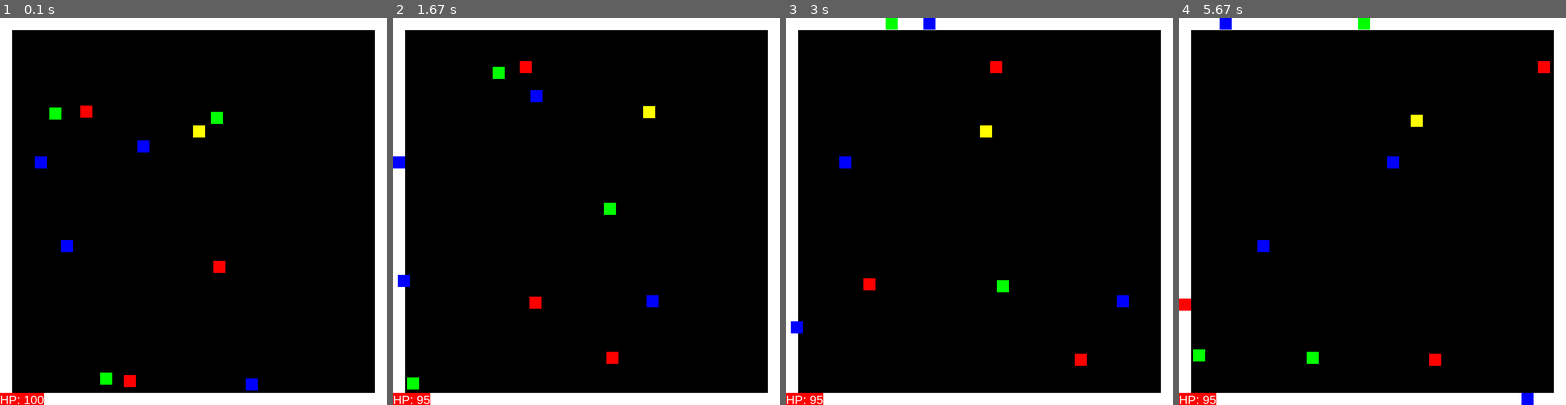
Above: before the commit, frames 1-4 (left to right).
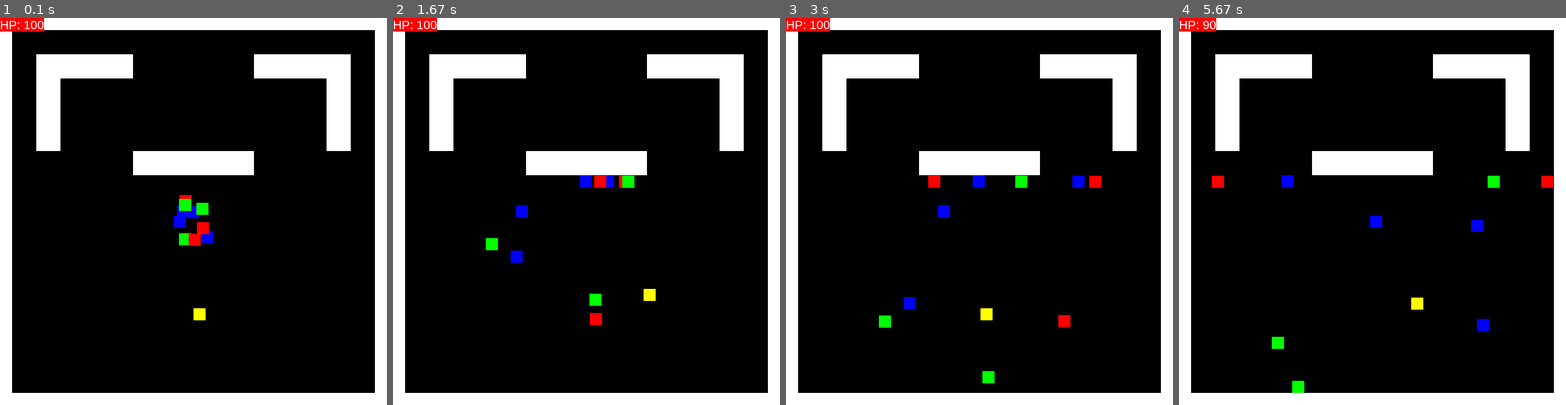
Above: after the commit, the same moments.

Repository: PerzotProgrammer/Pygame
Game: pygame game, started from Pacman/main.py
The game is run twice, just before and just after one commit, with the same random seed, the same clock (stepped at 60 frames per second) and the same inputs.
Inputs:
- Up to frame 1 (0.1 s): no input
- Up to frame 2 (1.67 s): hold D 0.33-0.8 s; hold W 0.83-1.13 s; hold D 1.17-1.63 s
- Up to frame 3 (3 s): hold A 1.67-2.2 s; hold S 2.23-2.53 s; hold A 2.57-2.97 s
- Up to frame 4 (5.67 s): hold W 3-3.37 s; hold D 3.4-4.03 s; hold S 4.07-4.43 s; hold A 4.47-4.93 s; hold D 4.97-5.43 s; hold W from 5.47 s (still down)

The runs differ from the first frame. In frame 1, 9.9% of the frame differs, in the area x 0-91%, y 0-100%; in frame 2, 9.9%; in frame 3, 10%; in frame 4, 9.9%.

Commit message:
Dodano kolizje z mapą

Diff:
--- a/Pacman/enemy.py
+++ b/Pacman/enemy.py
@@ -9,8 +9,8 @@
 class Enemy:
     def __init__(self, color):
         pygame.init()
-        self.posX = randint(0, globals.WINDOW_X - 25)
-        self.posY = randint(0, globals.WINDOW_Y - 25)
+        self.posX = globals.WINDOW_X / 2 + randint(-50, 50)
+        self.posY = globals.WINDOW_Y / 2 + randint(-50, 50)
         self.hp = 10
         self.speed = 2
         self.direction = randint(0, 3)
@@ -27,8 +27,8 @@
         screen.blit(self.surf, (self.posX, self.posY))
         if self.deltaTime():
             self.movementControls()
+            self.collisionWithMapDetection(mapObj)
             self.collisionDetection(player)
-            # self.collisionWithMapDetection(mapObj)  # Na razie jest to zasobożerne
             self.timeToChangeDirection += 1
 
     def deltaTime(self):
@@ -42,16 +42,16 @@
         if self.timeToChangeDirection == 100:
             self.direction = randint(0, 3)  # 0 - W, 1 - S, 2 - A, 3 - D
             self.timeToChangeDirection = 0
-        if self.direction == 0 and self.posY > 0:
+        if self.direction == 0:
             self.posY -= self.speed
             self.rect.y -= self.speed
-        if self.direction == 1 and self.posY < globals.WINDOW_Y - self.rectSize[1]:
+        if self.direction == 1:
             self.posY += self.speed
             self.rect.y += self.speed
-        if self.direction == 2 and self.posX > 0:
+        if self.direction == 2:
             self.posX -= self.speed
             self.rect.x -= self.speed
-        if self.direction == 3 and self.posX < globals.WINDOW_X - self.rectSize[0]:
+        if self.direction == 3:
             self.posX += self.speed
             self.rect.x += self.speed
 
@@ -63,8 +63,18 @@
     def collisionWithMapDetection(self, mapObj):
         for i in range(len(mapObj.colliders)):
             if mapObj.colliders[i].colliderect(self.rect):
-                # print("Collision of bot")
-                pass  # Work in progress
+                if self.direction == 0:
+                    self.posY += self.speed
+                    self.rect.y += self.speed
+                if self.direction == 1:
+                    self.posY -= self.speed
+                    self.rect.y -= self.speed
+                if self.direction == 2:
+                    self.posX += self.speed
+                    self.rect.x += self.speed
+                if self.direction == 3:
+                    self.posX -= self.speed
+                    self.rect.x -= self.speed
 
     def checkIfDead(self) -> bool:
         if self.hp <= 0:
--- a/Pacman/main.py
+++ b/Pacman/main.py
@@ -24,7 +24,7 @@
         # pygame.display.set_icon() # Przyda się potem
 
         # Obiekty gry
-        self.playerObject = player.Player(randint(100, globals.WINDOW_X - 100), randint(100, globals.WINDOW_Y - 100))
+        self.playerObject = player.Player(globals.WINDOW_X / 2, globals.WINDOW_Y / 2 + 200)
         self.mapObject = map.Map()
         self.Enemies = []
         self.createEnemies(10)
@@ -50,7 +50,7 @@
 
     def drawText(self):
         hpText = self.font.render(f"HP: {self.playerObject.hp}", True, globals.COLOR_WHITE, globals.COLOR_RED)
-        self.screen.blit(hpText, (0, globals.WINDOW_Y - 25))
+        self.screen.blit(hpText, (0, 0))
 
     def mainLoop(self):
         while True:
--- a/Pacman/map.py
+++ b/Pacman/map.py
@@ -1,22 +1,22 @@
 import pygame
 import globals
 
-# Plik zawierający mapę w formacie podobnym do CSV. Na razie trochę pusty
+# Lista zawierająca mapę w formacie podobnym do CSV.
 
 lvlMap = [
     [1, 1, 1, 1, 1, 1, 1, 1, 1, 1, 1, 1, 1, 1, 1, 1, 1, 1, 1, 1, 1, 1, 1, 1, 1, 1, 1, 1, 1, 1, 1, 1],
     [1, 0, 0, 0, 0, 0, 0, 0, 0, 0, 0, 0, 0, 0, 0, 0, 0, 0, 0, 0, 0, 0, 0, 0, 0, 0, 0, 0, 0, 0, 0, 1],
     [1, 0, 0, 0, 0, 0, 0, 0, 0, 0, 0, 0, 0, 0, 0, 0, 0, 0, 0, 0, 0, 0, 0, 0, 0, 0, 0, 0, 0, 0, 0, 1],
-    [1, 0, 0, 0, 0, 0, 0, 0, 0, 0, 0, 0, 0, 0, 0, 0, 0, 0, 0, 0, 0, 0, 0, 0, 0, 0, 0, 0, 0, 0, 0, 1],
-    [1, 0, 0, 0, 0, 0, 0, 0, 0, 0, 0, 0, 0, 0, 0, 0, 0, 0, 0, 0, 0, 0, 0, 0, 0, 0, 0, 0, 0, 0, 0, 1],
-    [1, 0, 0, 0, 0, 0, 0, 0, 0, 0, 0, 0, 0, 0, 0, 0, 0, 0, 0, 0, 0, 0, 0, 0, 0, 0, 0, 0, 0, 0, 0, 1],
-    [1, 0, 0, 0, 0, 0, 0, 0, 0, 0, 0, 0, 0, 0, 0, 0, 0, 0, 0, 0, 0, 0, 0, 0, 0, 0, 0, 0, 0, 0, 0, 1],
-    [1, 0, 0, 0, 0, 0, 0, 0, 0, 0, 0, 0, 0, 0, 0, 0, 0, 0, 0, 0, 0, 0, 0, 0, 0, 0, 0, 0, 0, 0, 0, 1],
-    [1, 0, 0, 0, 0, 0, 0, 0, 0, 0, 0, 0, 0, 0, 0, 0, 0, 0, 0, 0, 0, 0, 0, 0, 0, 0, 0, 0, 0, 0, 0, 1],
-    [1, 0, 0, 0, 0, 0, 0, 0, 0, 0, 0, 0, 0, 0, 0, 0, 0, 0, 0, 0, 0, 0, 0, 0, 0, 0, 0, 0, 0, 0, 0, 1],
-    [1, 0, 0, 0, 0, 0, 0, 0, 0, 0, 0, 0, 0, 0, 0, 0, 0, 0, 0, 0, 0, 0, 0, 0, 0, 0, 0, 0, 0, 0, 0, 1],
-    [1, 0, 0, 0, 0, 0, 0, 0, 0, 0, 0, 0, 0, 0, 0, 0, 0, 0, 0, 0, 0, 0, 0, 0, 0, 0, 0, 0, 0, 0, 0, 1],
-    [1, 0, 0, 0, 0, 0, 0, 0, 0, 0, 0, 0, 0, 0, 0, 0, 0, 0, 0, 0, 0, 0, 0, 0, 0, 0, 0, 0, 0, 0, 0, 1],
+    [1, 0, 0, 1, 1, 1, 1, 1, 1, 1, 1, 0, 0, 0, 0, 0, 0, 0, 0, 0, 0, 1, 1, 1, 1, 1, 1, 1, 1, 0, 0, 1],
+    [1, 0, 0, 1, 1, 1, 1, 1, 1, 1, 1, 0, 0, 0, 0, 0, 0, 0, 0, 0, 0, 1, 1, 1, 1, 1, 1, 1, 1, 0, 0, 1],
+    [1, 0, 0, 1, 1, 0, 0, 0, 0, 0, 0, 0, 0, 0, 0, 0, 0, 0, 0, 0, 0, 0, 0, 0, 0, 0, 0, 1, 1, 0, 0, 1],
+    [1, 0, 0, 1, 1, 0, 0, 0, 0, 0, 0, 0, 0, 0, 0, 0, 0, 0, 0, 0, 0, 0, 0, 0, 0, 0, 0, 1, 1, 0, 0, 1],
+    [1, 0, 0, 1, 1, 0, 0, 0, 0, 0, 0, 0, 0, 0, 0, 0, 0, 0, 0, 0, 0, 0, 0, 0, 0, 0, 0, 1, 1, 0, 0, 1],
+    [1, 0, 0, 1, 1, 0, 0, 0, 0, 0, 0, 0, 0, 0, 0, 0, 0, 0, 0, 0, 0, 0, 0, 0, 0, 0, 0, 1, 1, 0, 0, 1],
+    [1, 0, 0, 1, 1, 0, 0, 0, 0, 0, 0, 0, 0, 0, 0, 0, 0, 0, 0, 0, 0, 0, 0, 0, 0, 0, 0, 1, 1, 0, 0, 1],
+    [1, 0, 0, 1, 1, 0, 0, 0, 0, 0, 0, 0, 0, 0, 0, 0, 0, 0, 0, 0, 0, 0, 0, 0, 0, 0, 0, 1, 1, 0, 0, 1],
+    [1, 0, 0, 0, 0, 0, 0, 0, 0, 0, 0, 1, 1, 1, 1, 1, 1, 1, 1, 1, 1, 0, 0, 0, 0, 0, 0, 0, 0, 0, 0, 1],
+    [1, 0, 0, 0, 0, 0, 0, 0, 0, 0, 0, 1, 1, 1, 1, 1, 1, 1, 1, 1, 1, 0, 0, 0, 0, 0, 0, 0, 0, 0, 0, 1],
     [1, 0, 0, 0, 0, 0, 0, 0, 0, 0, 0, 0, 0, 0, 0, 0, 0, 0, 0, 0, 0, 0, 0, 0, 0, 0, 0, 0, 0, 0, 0, 1],
     [1, 0, 0, 0, 0, 0, 0, 0, 0, 0, 0, 0, 0, 0, 0, 0, 0, 0, 0, 0, 0, 0, 0, 0, 0, 0, 0, 0, 0, 0, 0, 1],
     [1, 0, 0, 0, 0, 0, 0, 0, 0, 0, 0, 0, 0, 0, 0, 0, 0, 0, 0, 0, 0, 0, 0, 0, 0, 0, 0, 0, 0, 0, 0, 1],
@@ -43,20 +43,31 @@
 
     def __init__(self):
         pygame.init()
+        self.debugSize = 25
+        self.surface = pygame.Surface((self.debugSize, self.debugSize))
+        self.surface.fill(globals.COLOR_WHITE)
         self.colliders = []
+        self.makeColliders()
 
-    def drawMap(self, screen):
-        debugSize = 25
+    def makeColliders(self):
         posX = 0
         posY = 0
         for i in range(len(lvlMap)):
             for j in range(len(lvlMap[i])):
                 if lvlMap[i][j] == 1:
-                    surf = pygame.Surface((debugSize, debugSize))
-                    rect = surf.get_rect(topleft=(posX, posY))
+                    rect = self.surface.get_rect(topleft=(posX, posY))
                     self.colliders.append(rect)
-                    surf.fill(globals.COLOR_WHITE)
-                    screen.blit(surf, (posX, posY))
-                posX += debugSize
-            posY += debugSize
+                posX += self.debugSize
+            posY += self.debugSize
             posX = 0
+
+    def drawMap(self, screen):
+        posX = 0
+        posY = 0
+        for i in range(len(lvlMap)):
+            for j in range(len(lvlMap[i])):
+                if lvlMap[i][j] == 1:
+                    screen.blit(self.surface, (posX, posY))
+                posX += self.debugSize
+            posY += self.debugSize
+            posX = 0
--- a/Pacman/player.py
+++ b/Pacman/player.py
@@ -24,8 +24,8 @@
     def drawAndMove(self, screen, mapObj):
         screen.blit(self.surf, (self.posX, self.posY))
         if self.deltaTime():
+            self.collisionWithMapDetection(mapObj)
             self.movementControls()
-            self.collisionWithMapDetection(mapObj)
 
     def deltaTime(self):
         ticks = pygame.time.get_ticks()
@@ -46,21 +46,31 @@
         if keys[pygame.K_d]:
             self.direction = 3
 
-        if self.direction == 0 and self.posY > 0:
+        if self.direction == 0:
             self.posY -= self.speed
             self.rect.y -= self.speed
-        if self.direction == 1 and self.posY < globals.WINDOW_Y - self.rectSize[1]:
+        if self.direction == 1:
             self.posY += self.speed
             self.rect.y += self.speed
-        if self.direction == 2 and self.posX > 0:
+        if self.direction == 2:
             self.posX -= self.speed
             self.rect.x -= self.speed
-        if self.direction == 3 and self.posX < globals.WINDOW_X - self.rectSize[0]:
+        if self.direction == 3:
             self.posX += self.speed
             self.rect.x += self.speed
 
     def collisionWithMapDetection(self, mapObj):
         for i in range(len(mapObj.colliders)):
             if mapObj.colliders[i].colliderect(self.rect):
-                # print("Collision")
-                pass  # Work in progress
+                if self.direction == 0:
+                    self.posY += self.speed
+                    self.rect.y += self.speed
+                if self.direction == 1:
+                    self.posY -= self.speed
+                    self.rect.y -= self.speed
+                if self.direction == 2:
+                    self.posX += self.speed
+                    self.rect.x += self.speed
+                if self.direction == 3:
+                    self.posX -= self.speed
+                    self.rect.x -= self.speed
